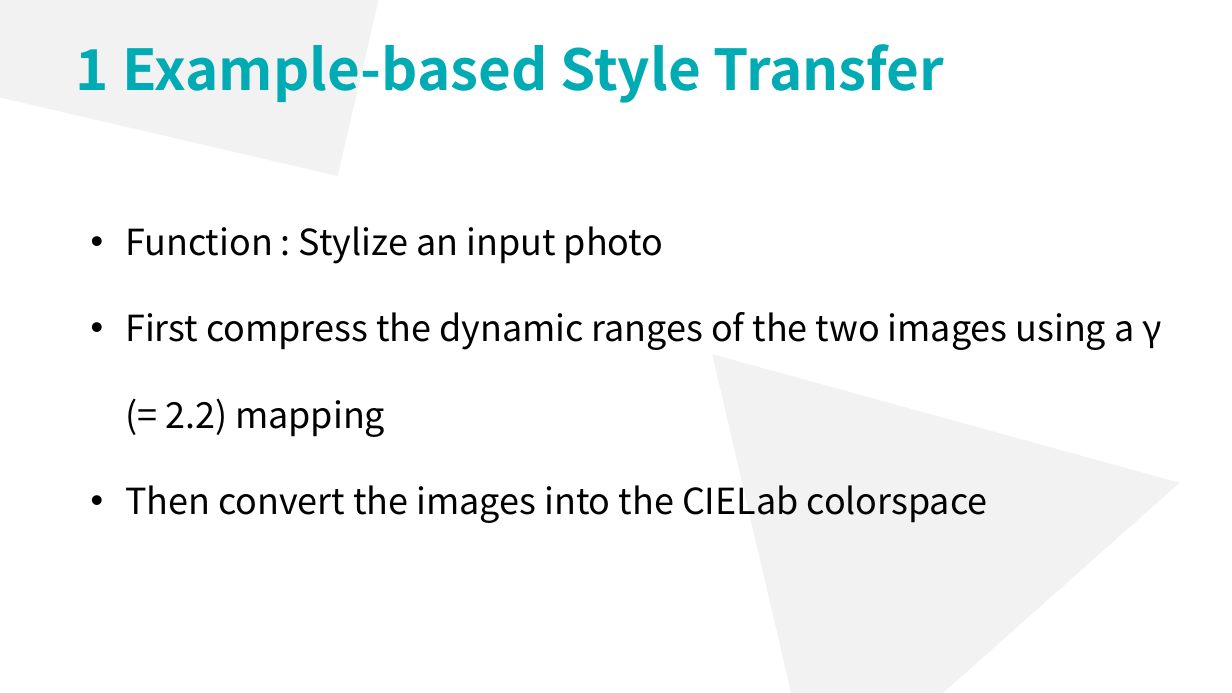
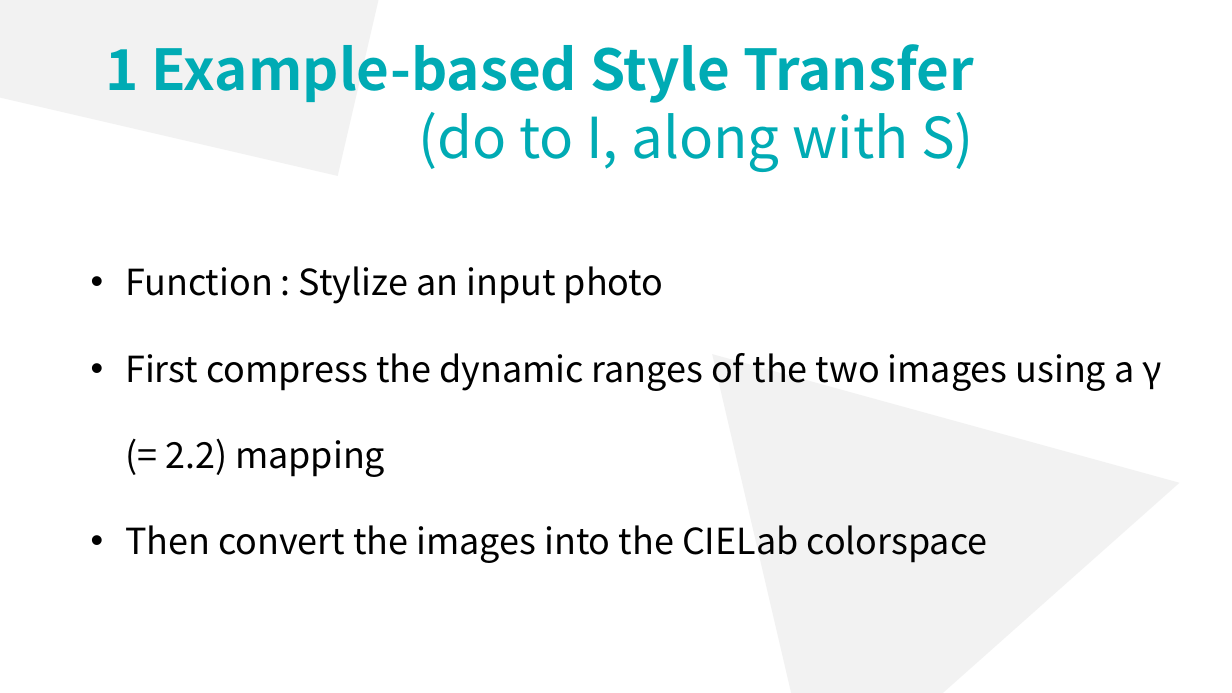
Before and after one commit to lsyoath/sheepy, a slide deck: slide 21 of ComputerVision.pptx. Drawn at 1232x693 pixels with LibreOffice and Linux fonts; fonts in the diff are those of the drawing. Boxes give left, top, right and bottom in pixels: in the first picture for what was removed or moved away, otherwise in the second. Text is boxed around its words. In the diff, an @@ line names an element or a change of style, - is before the commit and + after.

```diff
--- a/ComputerVision.pptx
+++ b/ComputerVision.pptx
@@ text at (105, 44, 974, 172): text changed @@
-1 Example-based Style Transfer
+1 Example-based Style Transfer (do to I, along with S)
@@ text "Function : Stylize an input ...": place and size @@
-text "Function : Stylize an input ..." at (125, 226, 1161, 523)
+text "Function : Stylize an input ..." at (125, 266, 1161, 563)
```
Also in this commit, not shown: 5 other slides changed, 9 slides added, 1 slide removed, 1 other file.
